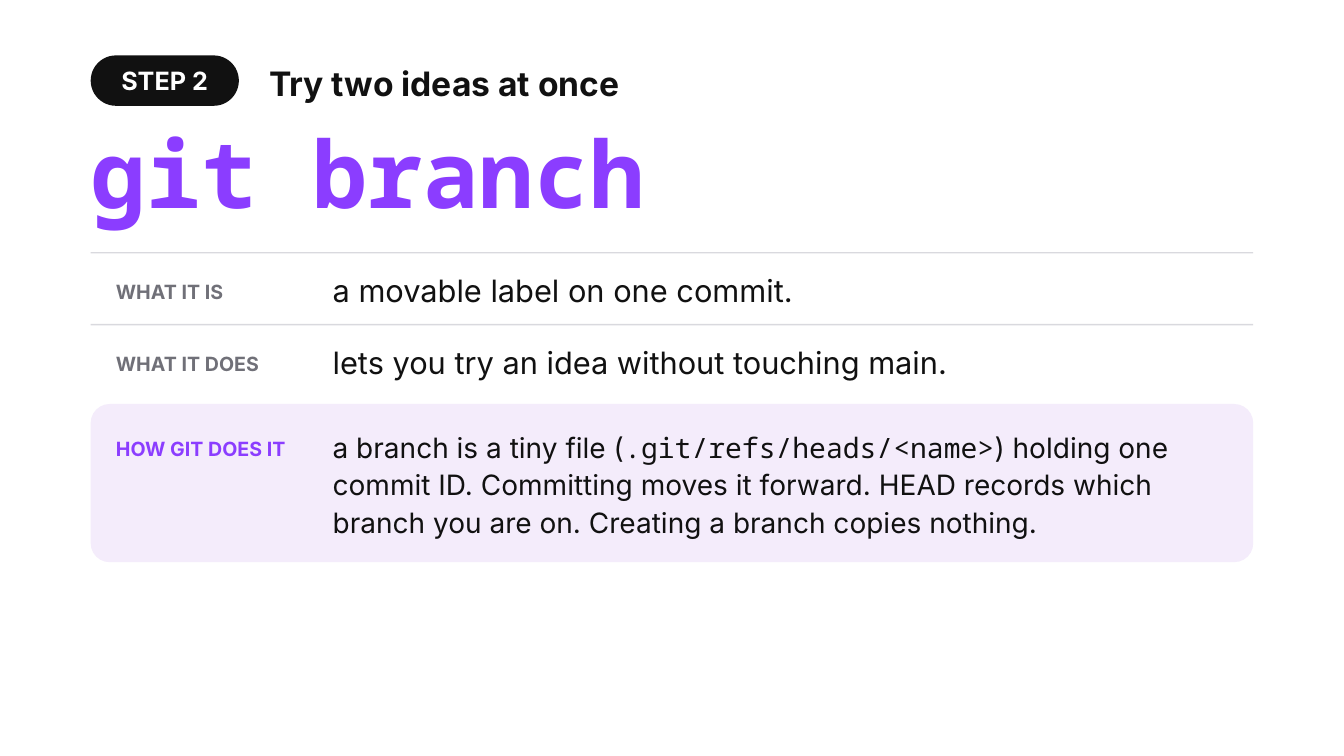
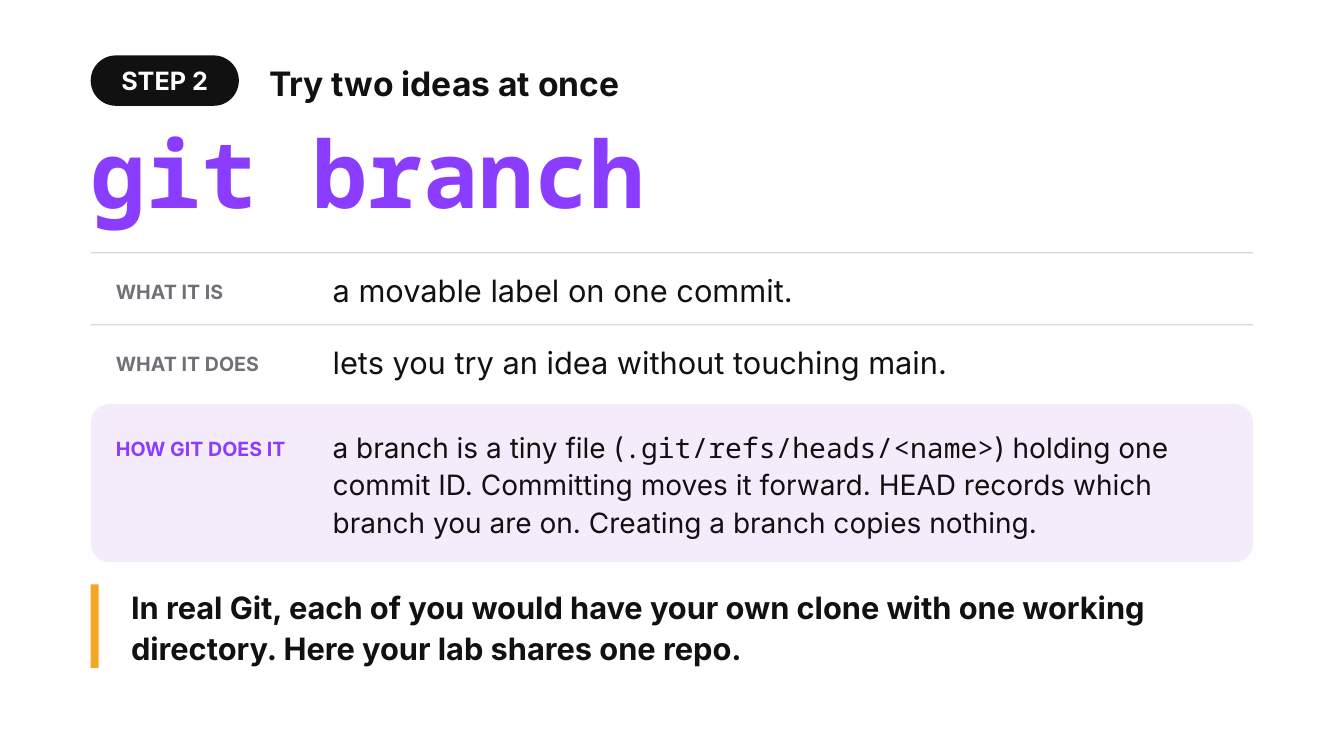
Before and after one commit to shubham3-ucb/cs294-pl, a slide deck: slide 4 of slides/tuesday_app.pptx. Drawn at 1344x756 pixels with LibreOffice and Linux fonts; fonts in the diff are those of the drawing. Boxes give left, top, right and bottom in pixels: in the first picture for what was removed or moved away, otherwise in the second. Text is boxed around its words. In the diff, an @@ line names an element or a change of style, - is before the commit and + after.

```diff
--- a/slides/tuesday_app.pptx
+++ b/slides/tuesday_app.pptx
@@ rectangle added at (x1=91, y1=585, x2=99, y2=668), fill #F5A524 @@
@@ text added at (x1=131, y1=595, x2=1144, y2=667), 22 pt, text #111111, bold @@
+In real Git, each of you would have your own clone with one working directory. Here your lab shares one repo.
```
Also in this commit, not shown: 3 other slides changed, 1 slide added, 26 other files.
